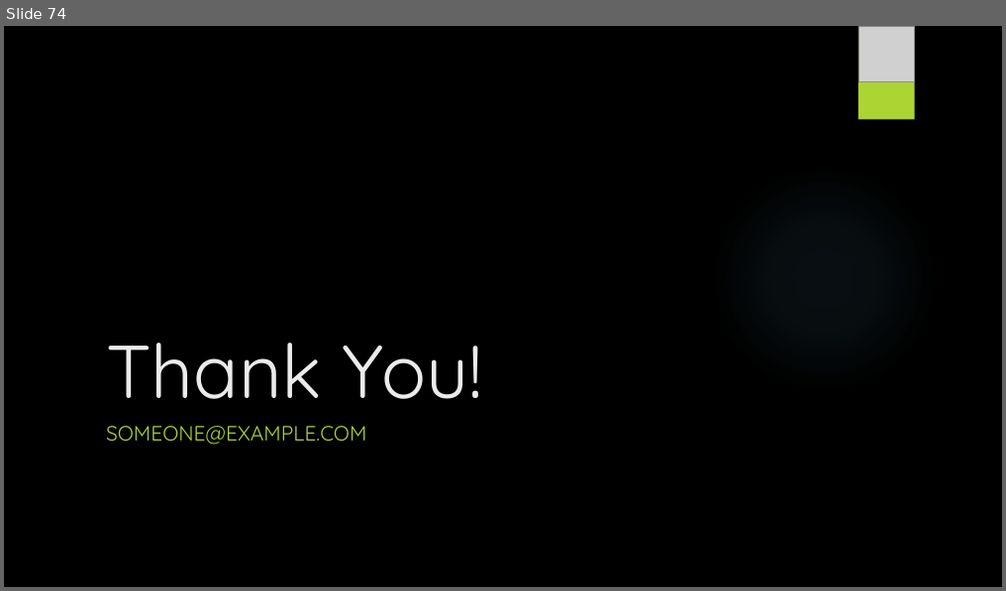
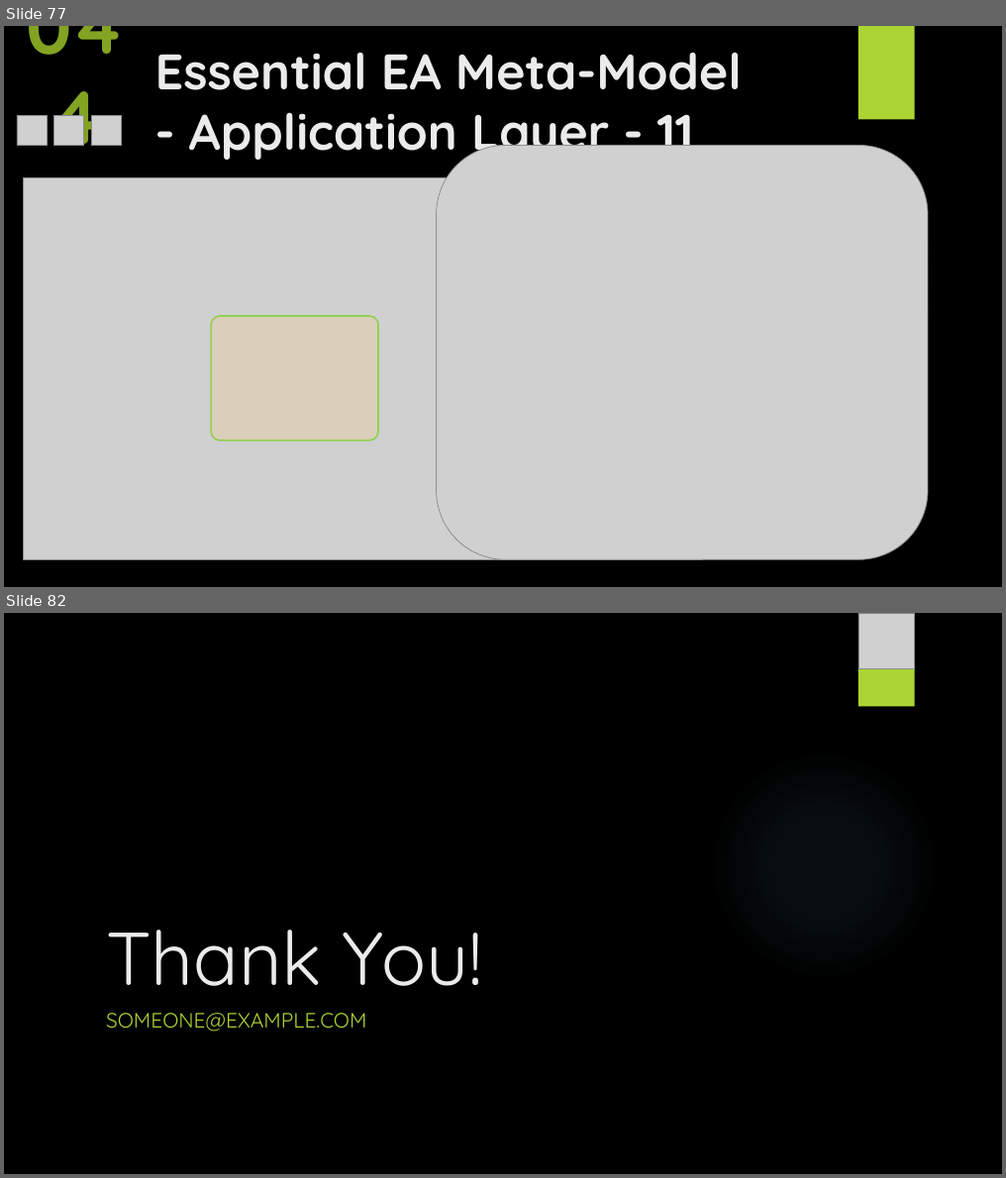
Before and after one commit to yasenstar/EA_MetaModel, a slide deck: Master_EAS_Meta-Model.pptx. Shown one above the other, each under a label of ours: slide 74 before the commit, slides 77 and 82 after it; the slides between them are not shown. The pictures are 1006x591 and 1006x1178 pixels, drawn with LibreOffice and Linux fonts; fonts in the diff are those of the drawing; grey boxes stand for pictures; background and template pictures are left out. Boxes give left, top, right and bottom in pixels: in the first picture for what was removed or moved away, otherwise in the second. Text is boxed around its words. In the diff, an @@ line names an element or a change of style, - is before the commit and + after.

```diff
--- a/Master_EAS_Meta-Model.pptx
+++ b/Master_EAS_Meta-Model.pptx
@@ slide 77 added at (4, 26, 1002, 587), background picture (left out); not listed: 1 template element that a slide beside it also shows @@
@@ text added at (4, 26, 148, 113), 72 pt, text #83A322, bold @@
+044
@@ title added at (155, 52, 742, 164), 48 pt, text #EBEBEB, bold @@
+Essential EA Meta-Model
+- Application Layer - 11
@@ rectangle added at (858, 26, 915, 120), fill #ACD433 @@
@@ picture added at (17, 116, 47, 146) @@
@@ picture added at (54, 116, 84, 146) @@
@@ picture added at (91, 116, 122, 146) @@
@@ picture added at (437, 145, 929, 560) @@
@@ picture added at (24, 178, 703, 561) @@
@@ rounded rectangle added at (211, 316, 378, 441), fill #FFCC66 at 20% opacity, outline #92D050 1.5 pt @@
@@ what was slide 74 is now slide 82 @@
```
Also in this commit, not shown: 8 slides changed, 7 other slides added, 11 other files.
